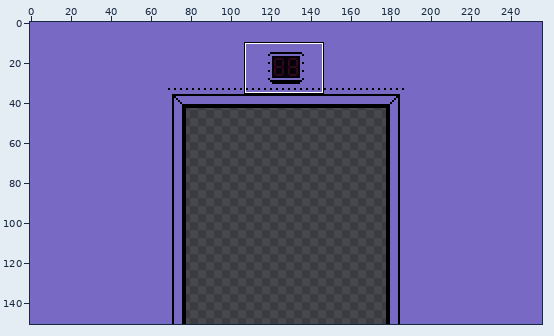
Edited in one commit: pixel-art file (ElevatorGame/Content/graphics/ElevatorInterior.aseprite). The picture above shows the old version from afar; the outline marks the close-up.
Close-up. Before:
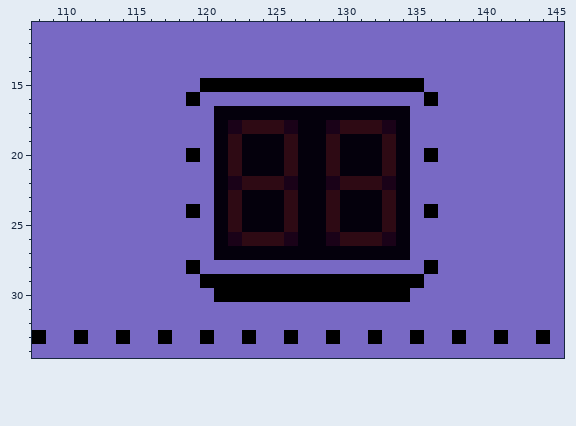
256x151 pixels, 1 frame. Shown: x 108..145, y 11..34.
The same view after the edit:
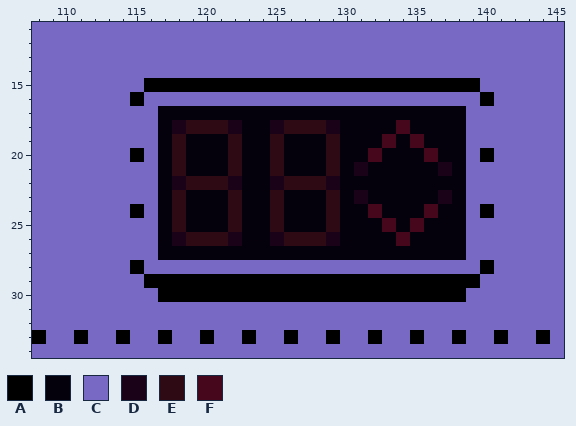
Palette (. is transparent): A #000000  B #04000c  C #7869c4  D #1a0218  E #2e0a14  F #46071d
Change:
--- layer "Numbers"
@@ x 108..145 @@
 14 CCCCCCCCCCCCCCCCCCCCCCCCCCCCCCCCCCCCCC
-15 CCCCCCCCCCCCAAAAAAAAAAAAAAAACCCCCCCCCC
-16 CCCCCCCCCCCACCCCCCCCCCCCCCCCACCCCCCCCC
-17 CCCCCCCCCCCCCBBBBBBBBBBBBBBCCCCCCCCCCC
-18 CCCCCCCCCCCCCBDEEEDBBDEEEDBCCCCCCCCCCC
-19 CCCCCCCCCCCCCBEBBBEBBEBBBEBCCCCCCCCCCC
-20 CCCCCCCCCCCACBEBBBEBBEBBBEBCACCCCCCCCC
-21 CCCCCCCCCCCCCBEBBBEBBEBBBEBCCCCCCCCCCC
-22 CCCCCCCCCCCCCBDEEEDBBDEEEDBCCCCCCCCCCC
-23 CCCCCCCCCCCCCBEBBBEBBEBBBEBCCCCCCCCCCC
-24 CCCCCCCCCCCACBEBBBEBBEBBBEBCACCCCCCCCC
-25 CCCCCCCCCCCCCBEBBBEBBEBBBEBCCCCCCCCCCC
-26 CCCCCCCCCCCCCBDEEEDBBDEEEDBCCCCCCCCCCC
-27 CCCCCCCCCCCCCBBBBBBBBBBBBBBCCCCCCCCCCC
-28 CCCCCCCCCCCACCCCCCCCCCCCCCCCACCCCCCCCC
-29 CCCCCCCCCCCCAAAAAAAAAAAAAAAACCCCCCCCCC
-30 CCCCCCCCCCCCCAAAAAAAAAAAAAACCCCCCCCCCC
+15 CCCCCCCCAAAAAAAAAAAAAAAAAAAAAAAACCCCCC
+16 CCCCCCCACCCCCCCCCCCCCCCCCCCCCCCCACCCCC
+17 CCCCCCCCCBBBBBBBBBBBBBBBBBBBBBBCCCCCCC
+18 CCCCCCCCCBDEEEDBBDEEEDBBBBFBBBBCCCCCCC
+19 CCCCCCCCCBEBBBEBBEBBBEBBBFBFBBBCCCCCCC
+20 CCCCCCCACBEBBBEBBEBBBEBBFBBBFBBCACCCCC
+21 CCCCCCCCCBEBBBEBBEBBBEBDBBBBBDBCCCCCCC
+22 CCCCCCCCCBDEEEDBBDEEEDBBBBBBBBBCCCCCCC
+23 CCCCCCCCCBEBBBEBBEBBBEBDBBBBBDBCCCCCCC
+24 CCCCCCCACBEBBBEBBEBBBEBBFBBBFBBCACCCCC
+25 CCCCCCCCCBEBBBEBBEBBBEBBBFBFBBBCCCCCCC
+26 CCCCCCCCCBDEEEDBBDEEEDBBBBFBBBBCCCCCCC
+27 CCCCCCCCCBBBBBBBBBBBBBBBBBBBBBBCCCCCCC
+28 CCCCCCCACCCCCCCCCCCCCCCCCCCCCCCCACCCCC
+29 CCCCCCCCAAAAAAAAAAAAAAAAAAAAAAAACCCCCC
+30 CCCCCCCCCAAAAAAAAAAAAAAAAAAAAAACCCCCCC
 31 CCCCCCCCCCCCCCCCCCCCCCCCCCCCCCCCCCCCCC
